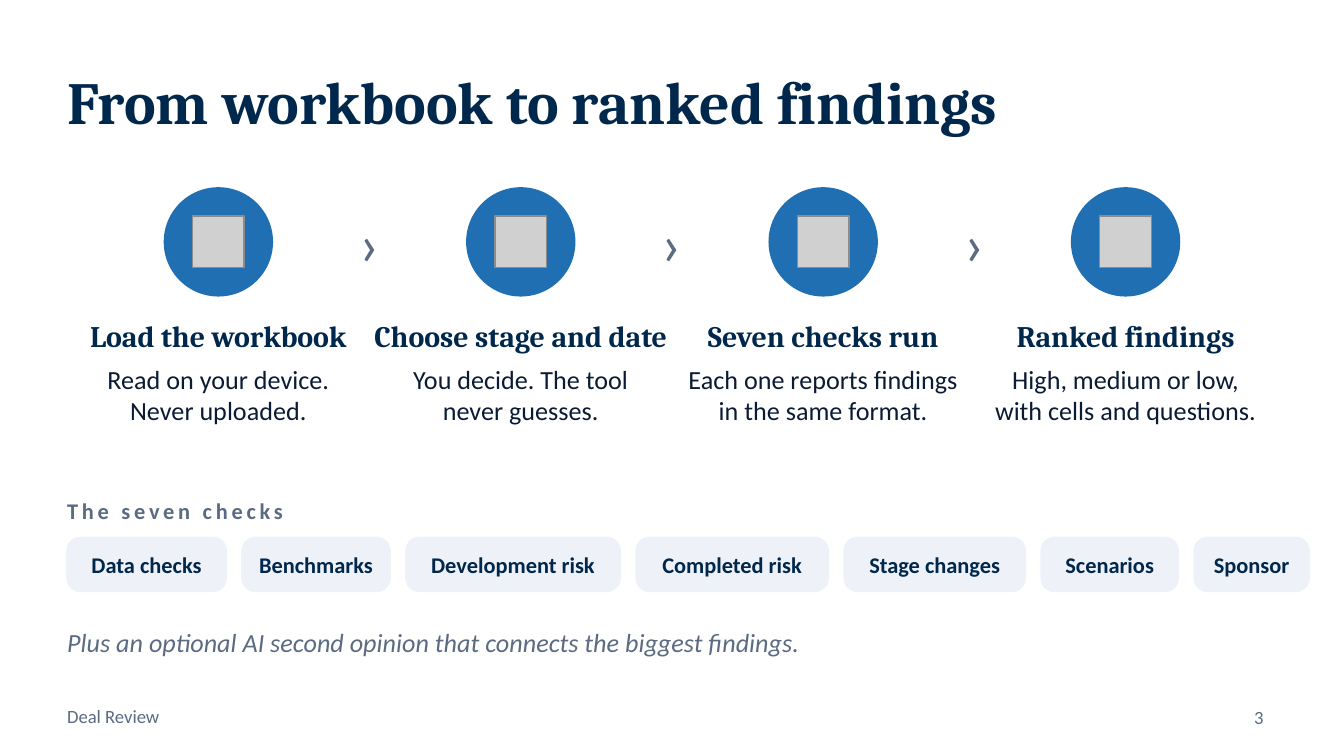
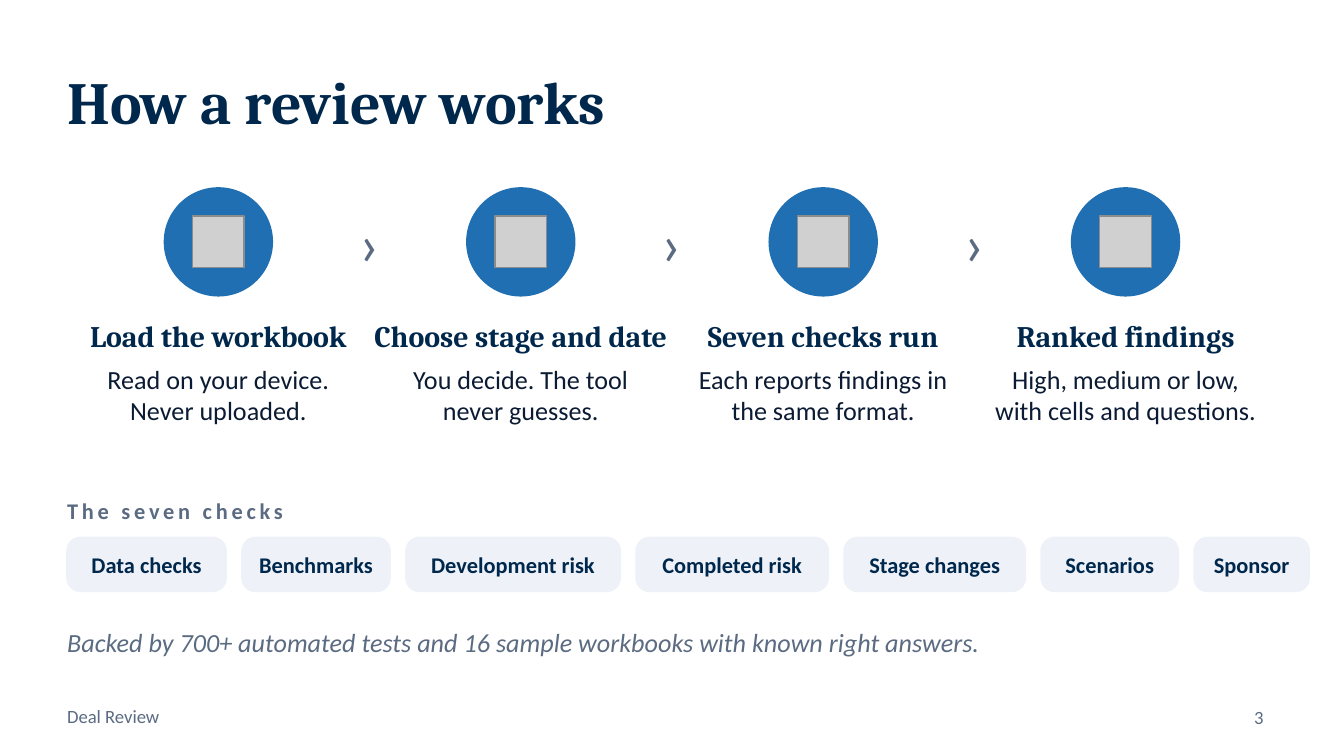
Before and after one commit to Ross-Business-Tech/Urge-Project-2, a slide deck: slide 3 of docs/Deal-Review-Presentation.pptx. Drawn at 1344x756 pixels with LibreOffice and Linux fonts; fonts in the diff are those of the drawing; grey boxes stand for pictures. Boxes give left, top, right and bottom in pixels: in the first picture for what was removed or moved away, otherwise in the second. Text is boxed around its words. In the diff, an @@ line names an element or a change of style, - is before the commit and + after.

```diff
--- a/docs/Deal-Review-Presentation.pptx
+++ b/docs/Deal-Review-Presentation.pptx
@@ title at <box>67,82,605,125</box>: text changed @@
-From workbook to ranked findings
+How a review works
@@ text at <box>699,371,947,421</box>: text changed @@
-Each one reports findings in the same format.
+Each reports findings in the same format.
@@ text at <box>67,634,979,657</box>: text changed @@
-Plus an optional AI second opinion that connects the biggest findings.
+Backed by 700+ automated tests and 16 sample workbooks with known right answers.
```
Also in this commit, not shown: 2 other slides changed, 5 slides added, 5 slides removed, 1 other file.
